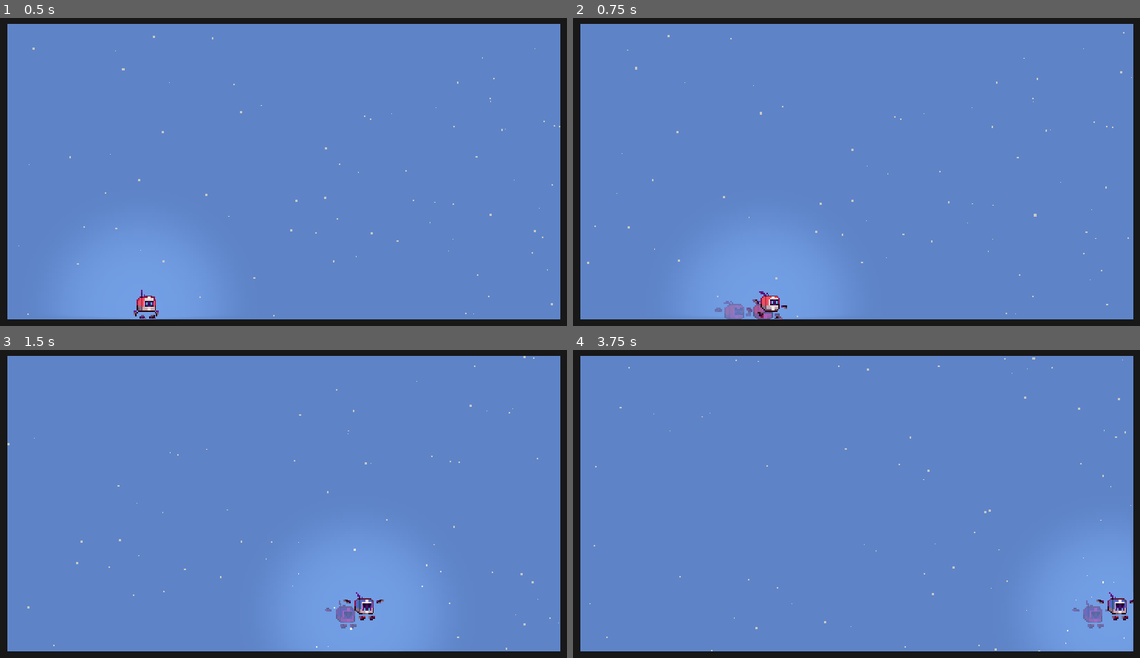
Above: before the commit, frames 1-4 (two rows, left to right).
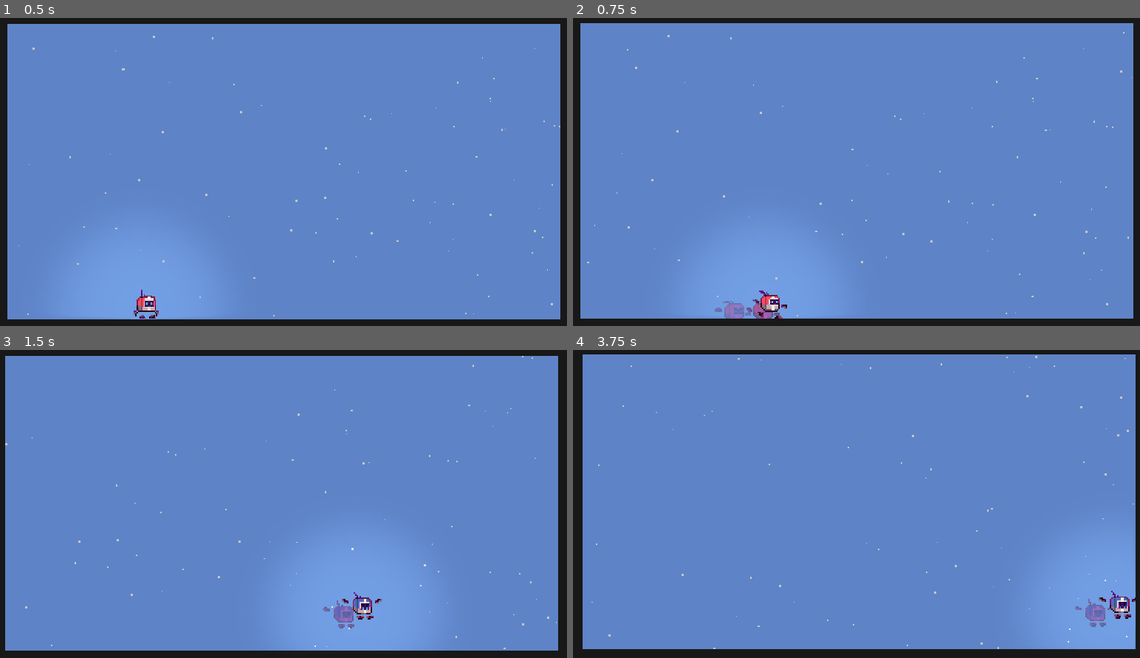
Above: after the commit, the same moments.

Repository: lvlzyro/Celeste-Movement
Game: Godot game, scene res://scenes/Demo.tscn
Same seed, same stepped clock (60 frames per second), same inputs: the game is played once before the commit and once after it.
Inputs:
- Up to frame 1 (0.5 s): no input
- Up to frame 2 (0.75 s): hold Right (ui_right) from 0.53 s (still down); tap X (dash) at 0.6 s
- Up to frame 3 (1.5 s): keep holding Right (ui_right); tap C (jump) at 0.77 s; tap X (dash) at 1.35 s
- Up to frame 4 (3.75 s): tap C (jump) at 1.52, 3.02 s; release Right (ui_right) at 2.03 s; hold Left (ui_left) 2.03-2.78 s; hold Z (grab) 2.03-2.78 s; tap X (dash) at 2.3, 2.85, 3.6 s; hold Right (ui_right) from 2.78 s (still down)

Frame 1 is identical in both runs. In frame 2, 0.6% of the frame differs, in the area x 1-99%, y 1-98%; in frame 3, 1.5%; in frame 4, 2.6%, in the area x 1-100%, y 1-98%.

Commit message:
Fix: Camera Shaking Too Much When Spamming Dash
- When dashing multiple times in a row, the camera trauma will reset, to prevent the shaking from continuously increasing and making it impossible to see what is going on on screen.

Diff:
--- a/assets/scripts/ShakeCamera2D.gd
+++ b/assets/scripts/ShakeCamera2D.gd
@@ -19,6 +19,7 @@
 	noise.octaves = 2
 
 func add_trauma(amount):
+	trauma = 0;
 	trauma = min(trauma + amount, 1.0)
 
 func _process(delta):
--- a/player/player.gd
+++ b/player/player.gd
@@ -174,7 +174,7 @@
 			Input.start_joy_vibration(0, 1, 1, 0.2)
 			isDashing = true
 			hasDashed = true
-			#$Camera/ShakeCamera2D.add_trauma(0.5)
+			$Camera/ShakeCamera2D.add_trauma(0.5)
 
 	if isDashing:
 		trail = true
